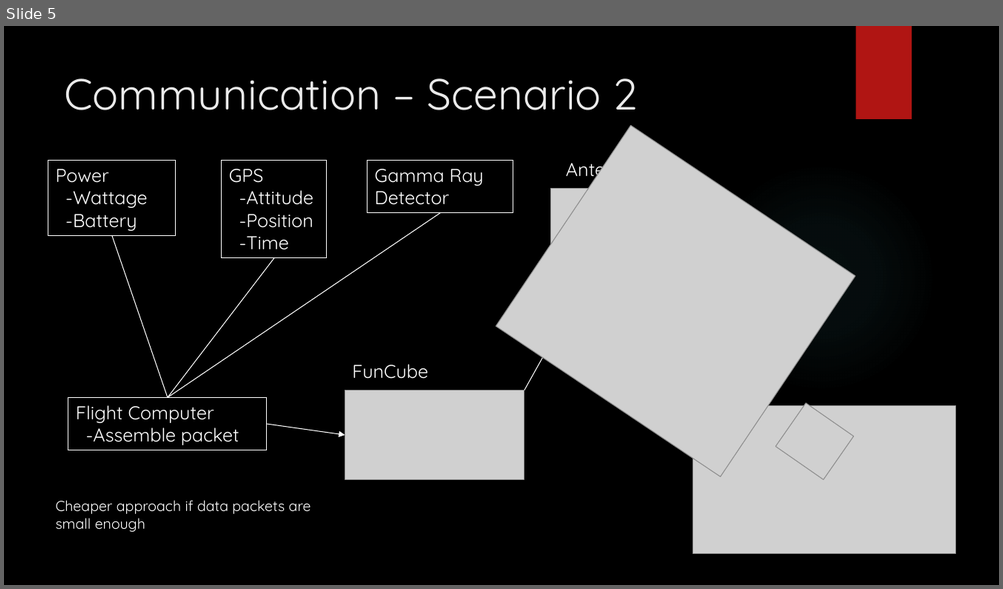
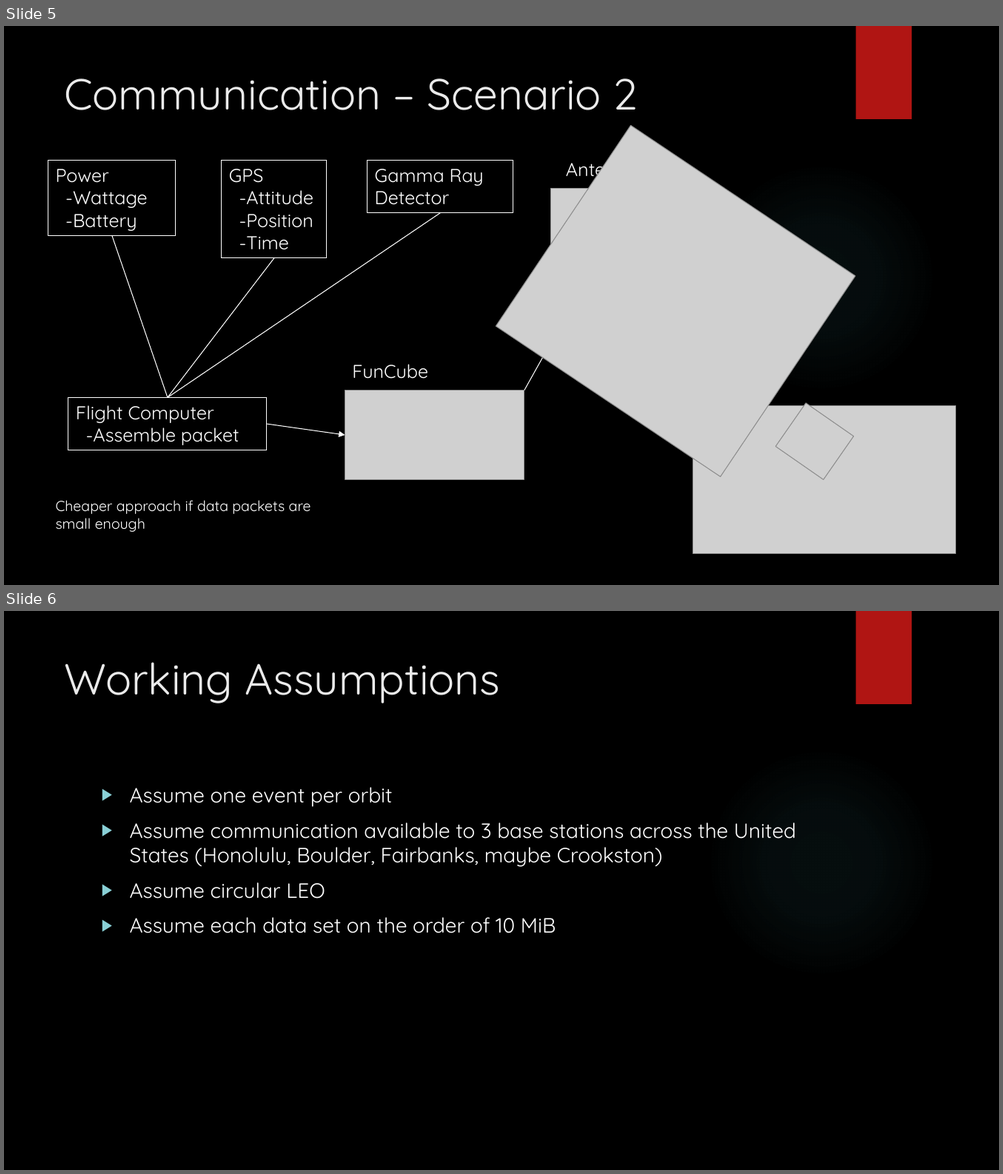
Before and after one commit to HASP-UMN/CubeSat, a slide deck: Presentations/Communication Slides.pptx. Shown one above the other, each under a label of ours: slide 5 before the commit, slides 5 and 6 after it. The pictures are 1003x589 and 1003x1174 pixels, drawn with LibreOffice and Linux fonts; fonts in the diff are those of the drawing; grey boxes stand for pictures; background and template pictures are left out. Boxes give left, top, right and bottom in pixels: in the first picture for what was removed or moved away, otherwise in the second. Text is boxed around its words. In the diff, an @@ line names an element or a change of style, - is before the commit and + after.

```diff
--- a/Presentations/Communication Slides.pptx
+++ b/Presentations/Communication Slides.pptx
@@ slide 6 added at [4, 611, 999, 1170], background picture (left out); not listed: 2 template elements that a slide beside it also shows @@
@@ title added at [64, 662, 500, 703], 42 pt, text #EBEBEB @@
+Working Assumptions
@@ text added at [130, 787, 796, 934], 20 pt, text #FFFFFF @@
+▶ Assume one event per orbit
+▶ Assume communication available to 3 base stations across the United States (Honolulu, Boulder, Fairbanks, maybe Crookston)
+▶ Assume circular LEO
+▶ Assume each data set on the order of 10 MiB
```
Also in this commit, not shown: 1 other slide added.
